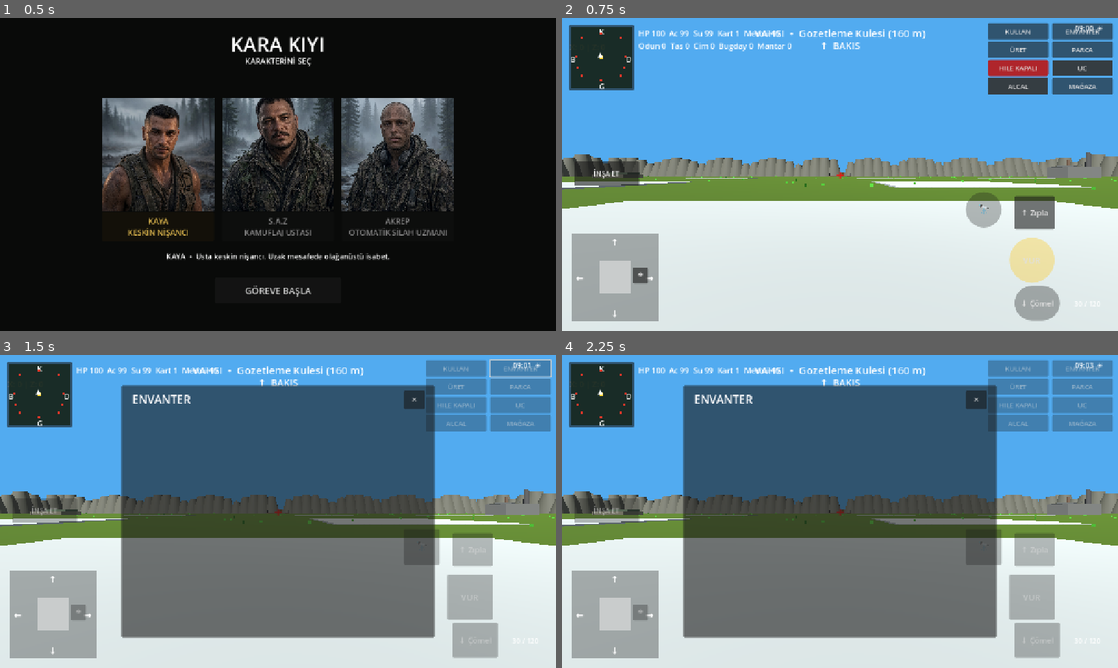
Above: before the commit, frames 1-4 (two rows, left to right).
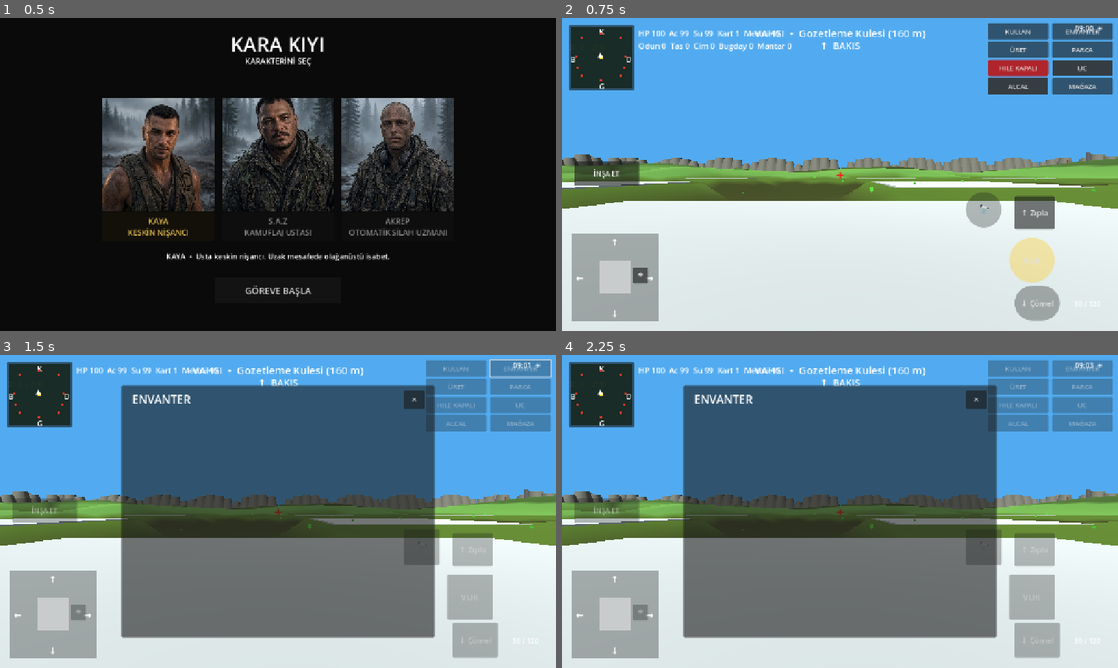
Above: after the commit, the same moments.

Repository: cantrsx-blip/GrayCardWars
Game: Godot game, scene res://scenes/Intro.tscn
Same seed, same stepped clock (60 frames per second), same inputs: the game is played once before the commit and once after it.
Inputs (mouse positions are in pixels of both pictures, inside the frame that each line leads up to):
- Up to frame 1 (0.5 s): no input
- Up to frame 2 (0.75 s): click "GÖREVE BAŞLA" at 0.5 s
- Up to frame 3 (1.5 s): click "ENVANTER" at 1.25 s
- Up to frame 4 (2.25 s): click (662, 639) at 2 s

Frame 1 is identical in both runs. In frame 2, 5.7% of the frame differs, in the area x 0-100%, y 44-61%; in frame 3, 3.4%; in frame 4, 3.4%.

Commit message:
feat: yerleşimleri düz tutan engebeli çanak arazi

Diff:
--- a/scripts/main.gd
+++ b/scripts/main.gd
@@ -258,8 +258,29 @@
 	zone_label.text=""
 
 func height_at(x: float, z: float) -> float:
-	# Ana arazi tamamen düz: bütün zemin Y=0.
-	return 0.0
+	# Bowl-shaped terrain: lower near the center, rising gradually toward the mountain border.
+	# Natural deterministic undulation breaks long sight lines without changing between launches.
+	var radial=clampf(Vector2(x,z).length()/190.0,0.0,1.0)
+	var h=-3.2+(radial*radial)*10.5
+	h+=sin(x*0.045)*1.7+cos(z*0.052)*1.45+sin((x+z)*0.027)*1.15
+	h+=sin((x-z)*0.081)*0.65
+	# Keep every existing settlement footprint perfectly flat, with a soft transition ring.
+	var settlement_centers_local=[
+		Vector3(-105,0,-165),Vector3(-55,0,-165),Vector3(55,0,-165),Vector3(105,0,-165),
+		Vector3(-105,0,-100),Vector3(-50,0,-100),Vector3(20,0,-105),Vector3(75,0,-100),
+		Vector3(-100,0,-35),Vector3(-45,0,-35),Vector3(20,0,-40),Vector3(80,0,-35),
+		Vector3(-100,0,35),Vector3(-45,0,35),Vector3(20,0,35),Vector3(80,0,35),
+		Vector3(-95,0,95),Vector3(-35,0,100),Vector3(35,0,95),Vector3(95,0,95),
+		Vector3(0,0,0)
+	]
+	for sc in settlement_centers_local:
+		var dx=absf(x-sc.x); var dz=absf(z-sc.z)
+		if dx<=13.5 and dz<=13.5: return 0.0
+		var edge=maxf(dx,dz)
+		if edge<22.0:
+			var blend=smoothstep(13.5,22.0,edge)
+			h=lerpf(0.0,h,blend)
+	return h
 
 func _near_poi(x: float, z: float) -> bool:
 	for b in pois:
